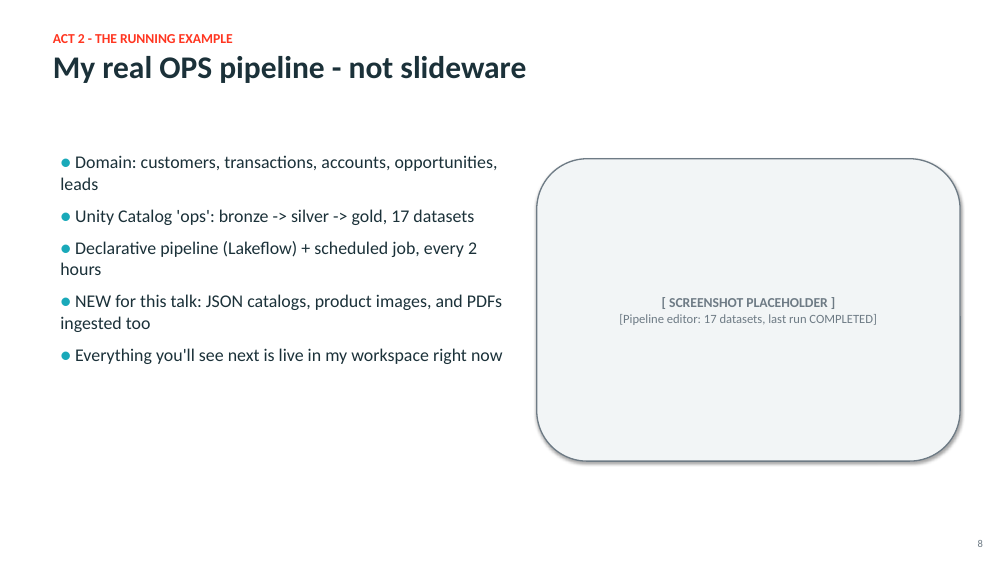
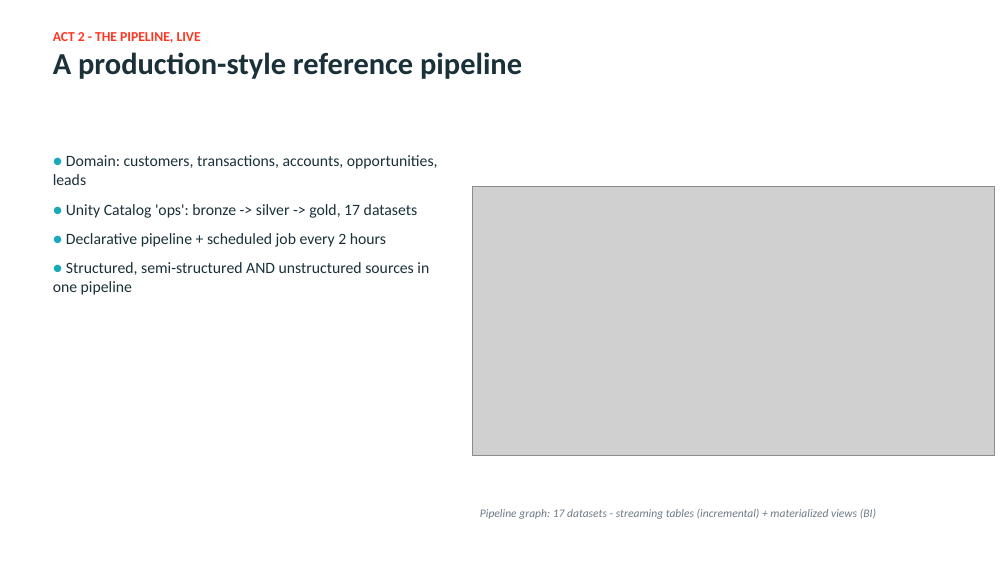
Before and after one commit to adranale/databricks_demo, a slide deck: slide 8 of AI_Through_Modern_Data_Platforms_Databricks.pptx. Drawn at 1008x567 pixels with LibreOffice and Linux fonts; fonts in the diff are those of the drawing; grey boxes stand for pictures. Boxes give left, top, right and bottom in pixels: in the first picture for what was removed or moved away, otherwise in the second. Text is boxed around its words. In the diff, an @@ line names an element or a change of style, - is before the commit and + after.

Commit message:
Update talk deck: real workspace visuals + conceptual diagrams, neutral voice
- Replaced all screenshot placeholders with 4 live-data renders (pipeline graph 17 datasets, landing volume, silver tables, gold dashboard)
- Added 11 Databricks-style diagrams (platform architecture, Delta, engines, batch vs streaming, CDC, DAB, outputs, Unity Catalog, MLflow, RAG, Unity Gateway)
- Rewrote slides to neutral voice (no demo references)

```diff
--- a/AI_Through_Modern_Data_Platforms_Databricks.pptx
+++ b/AI_Through_Modern_Data_Platforms_Databricks.pptx
@@ text at <box>53,32,522,79</box>: text changed; size 30 to 29 pt @@
-ACT 2 - THE RUNNING EXAMPLE
-My real OPS pipeline - not slideware
+ACT 2 - THE PIPELINE, LIVE
+A production-style reference pipeline
@@ text "● Domain: customers, transactions, accounts, ...": place and size @@
-text "● Domain: customers, transactions, accounts, ..." at <box>60,155,503,364</box>
+text "● Domain: customers, transactions, accounts, ..." at <box>53,155,438,295</box>
@@ text at <box>53,155,438,218</box>: size 17 to 15 pt in "● Domain: customers, transactions, accounts, opportunities,  ...", "● Unity Catalog 'ops': bronze -> silver ..." @@
@@ rounded rectangle removed at <box>537,159,960,461</box> @@
-[ SCREENSHOT PLACEHOLDER ]
-[Pipeline editor: 17 datasets, last run COMPLETED]
@@ picture added at <box>473,187,994,456</box> @@
@@ text at <box>53,233,429,295</box>: text changed; size 17 to 15 pt @@
-● Declarative pipeline (Lakeflow) + scheduled job, every 2 hours
-● NEW for this talk: JSON catalogs, product images, and PDFs ingested too
-● Everything you'll see next is live in my workspace right now
+● Declarative pipeline + scheduled job every 2 hours
+● Structured, semi-structured AND unstructured sources in one pipeline
@@ text added at <box>480,509,876,519</box>, 11 pt, text #6E7B85, italic @@
+Pipeline graph: 17 datasets - streaming tables (incremental) + materialized views (BI)
@@ text removed at <box>978,540,983,547</box> @@
-8
```
Also in this commit, not shown: 21 other slides changed.
